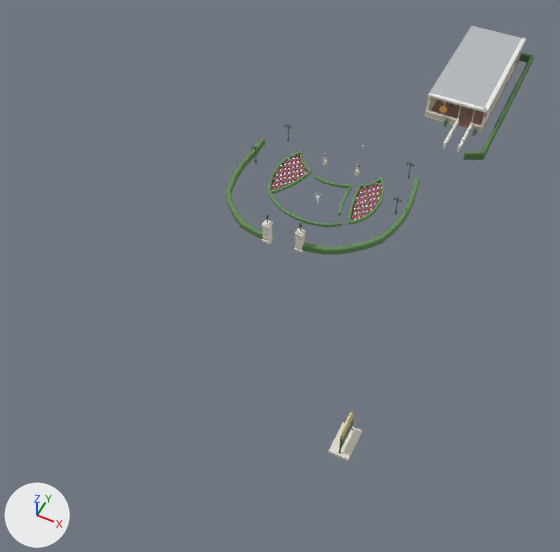
The FBX model models/AR_VillaVolta/exports/VV_Omgeving.fbx as it was, and as the next commit left it.
Rendered twice from a 50 mm camera at (31.4, -91.6, 74.8) aimed at (-0.7, -27.4, -5.4). The axes (+X, +Y, +Z) are drawn at lower left. The lights are the same throughout. The picture after the commit comes second.

Objects in the first picture: 'static__MAT_aarde_0', 'static__MAT_beuk_0', 'static__MAT_buxus_0', 'static__MAT_haag_0', 'static__MAT_klinkerrood_0', 'static__MAT_steen_0', 'static__MAT_wit_0', 'static__MAT_zink_0' and 10 more.
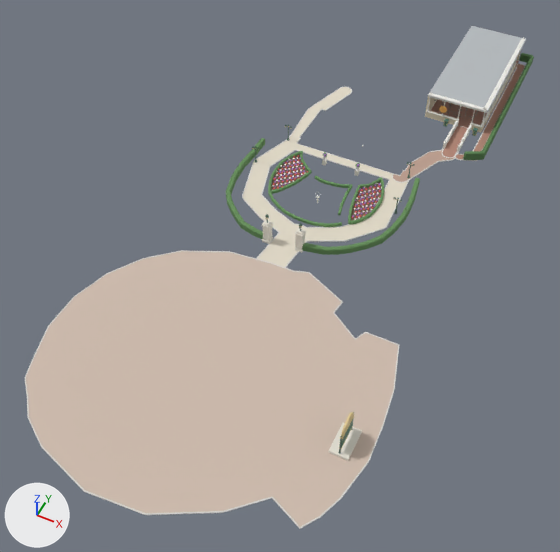
Pixel boxes (x1, y1, x2, y2) of what changed, in the pictures (560 x 552 px):
'static__MAT_plein_0', added (beige): after (26, 251, 398, 527)
'static__MAT_grind_0', added (pale yellow): after (243, 87, 408, 267)
'static__MAT_band_0', added: after (25, 63, 525, 529)
'static__MAT_klinkerrood_0', reshaped (38% taller): before (431, 61, 519, 132); after (431, 61, 524, 159)
'static__MAT_klinker_0', added (beige): after (393, 148, 455, 182)
part 1 of me_static__mat_klinkerrood_0, added: after (455, 64, 524, 159)
part 2 of me_static__mat_klinkerrood_0, added: after (443, 126, 467, 157)

What the commit changed:
Material 'MAT_klinker' (mat_mat_klinker) is new.
Its base color is (0.5, 0.34, 0.27) (beige #bc9e8e).
Its roughness is 0.9.
Material 'MAT_band' (mat_mat_band) is new.
Its base color is (0.7, 0.69, 0.66) (light grey #dad8d4).
Its roughness is 0.85.
Material 'MAT_plein' (mat_mat_plein) is new.
Its base color is (0.62, 0.5, 0.42) (beige #cebcad).
Its roughness is 0.9.
Material 'MAT_grind' (mat_mat_grind) is new.
Its base color is (0.76, 0.7, 0.58) (pale yellow #e2dac8).
Its roughness is 0.95.
me_static__mat_klinkerrood_0 is used by ob_static__mat_klinkerrood_0; location (0.0, 0.0, 0.0).
me_static__mat_klinkerrood_0 had 8 vertices, 12 faces and spanned x 6.8..16.0, y 8.8..30.7, z 0.0..0.1.
me_static__mat_klinkerrood_0 now has 80 vertices, 116 faces and spans x 6.8..17.4, y 0.6..30.7, z -0.1..0.1.
me_static__mat_klinkerrood_0 part 1: a new loose piece of 44 vertices spanning x 14.1..17.4, y 1.0..29.9, z -0.1..0.1, in mat_mat_klinkerrood (beige #b38676).
me_static__mat_klinkerrood_0 part 2: a new loose piece of 28 vertices spanning x 12.1..14.1, y 0.6..8.9, z -0.1..0.1, in mat_mat_klinkerrood (beige #b38676).
Mesh me_static__mat_klinker_0 is new.
It has 92 vertices, 136 faces and spans x 7.34..14.3, y -7.78..2.86, z -0.05..0.05.
It uses material mat_mat_klinker (beige #bc9e8e).
Mesh me_static__mat_band_0 is new.
It has 1110 vertices, 1675 faces and spans x -20.2..21.8, y -67.6..30.0, z 0.0..0.1.
It uses material mat_mat_band (light grey #dad8d4).
Mesh me_static__mat_plein_0 is new.
It has 60 vertices, 88 faces and spans x -20.1..21.7, y -67.5..-29.6, z 0.0.
It uses material mat_mat_plein (beige #cebcad).
Mesh me_static__mat_grind_0 is new.
It has 136 vertices, 204 faces and spans x -12.2..10.4, y -30.5..10.5, z 0.0.
It uses material mat_mat_grind (pale yellow #e2dac8).
Object 'static__MAT_klinker_0' (ob_static__mat_klinker_0) is new; it shows me_static__mat_klinker_0.
Its location is (0.0, 0.0, 0.0).
Object 'static__MAT_band_0' (ob_static__mat_band_0) is new; it shows me_static__mat_band_0.
Its location is (0.0, 0.0, 0.0).
Object 'static__MAT_plein_0' (ob_static__mat_plein_0) is new; it shows me_static__mat_plein_0.
Its location is (0.0, 0.0, 0.0).
Object 'static__MAT_grind_0' (ob_static__mat_grind_0) is new; it shows me_static__mat_grind_0.
Its location is (0.0, 0.0, 0.0).
